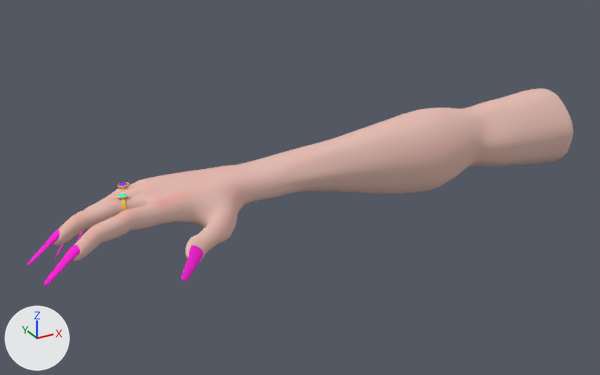
Two versions of the FBX model Assets/_Project_Specific_Folder/Art/3D/Models/PlayerHands/player_FemHand02.fbx, one commit apart.
Camera for both pictures: a camera (50 mm lens) standing at (-2.02, -5.44, 2.65) and looking at (0.93, -0.09, -0.03). The axes (+X, +Y, +Z) are drawn at lower left. The lights are the same throughout. Where no turn or scale is listed for an object, it has been applied to the vertices. Vertices at the same position are counted once.

The first picture shows 'player_FemHand02'.
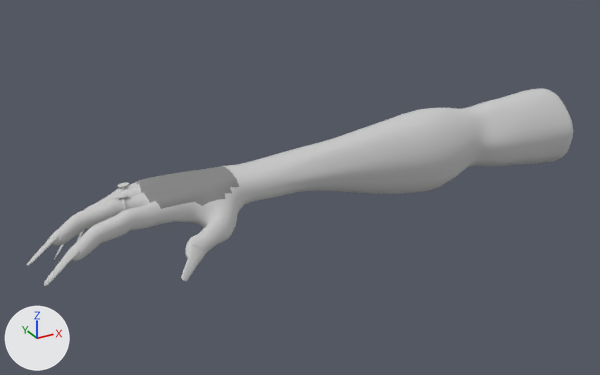
Where the change shows, as pixel boxes (x1, y1, x2, y2) in the pictures (600 x 375 px):
'player_FemHand02', recoloured, surface changed (beige to grey)
    both: (27, 88, 573, 286)
part 1 of me_mesh, recoloured (beige to grey)
    both: (27, 88, 573, 286)
part 2 of me_mesh, surface changed (pink to grey)
    both: (116, 166, 239, 210)

The edits, one by one:
Material 'Material #61' (mat_material__61) is new.
Its base color is (0.235, 0.235, 0.235) (grey #858585).
Its roughness is 0.859.
Material 'Hand' (mat_hand) is new.
Its base color is (0.588, 0.588, 0.588) (light grey #cacaca).
Its roughness is 0.859.
me_mesh has 4586 vertices, 9160 faces and spans x -1.22..3.62, y -0.79..0.38, z -0.34..0.4.
me_mesh is used by ob_player_femhand02; location (0.0, 0.0, 0.0).
me_mesh part 1: 8772 of the faces centred in x -1.22..3.62, y -0.79..0.38, z -0.34..0.4 switch from mat_08___default (picture img_player_femhand_hand_basecolor_png) to mat_hand (light grey #cacaca).
me_mesh part 2: texture (UV) coordinates of 1972 of 9160 faces, centred in x -0.55..0.34, y -0.28..0.34, z -0.01..0.21, changed; they spanned u 0.27..0.62, v 0.67..0.98 and now span u 0.27..0.62, v 0.63..0.98.
me_mesh now uses material mat_material__61 (grey #858585).
